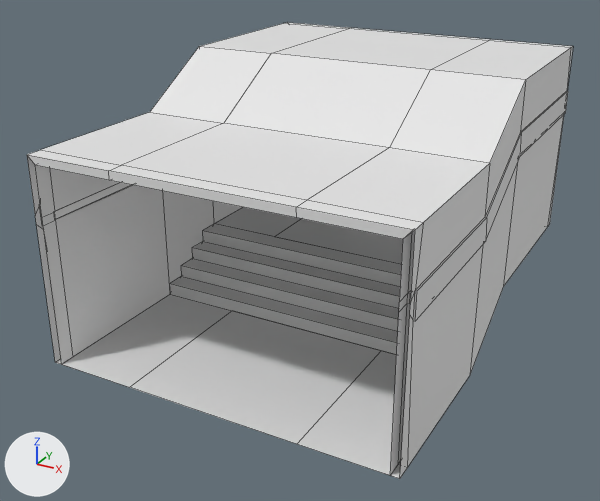
A saved change to the FBX model TBA-MasterD/Assets/Prefabs/Jorge/Originals/Drone Training Room/Hallway.fbx.
One viewpoint serves both versions: a 50 mm camera at (7.84, -37.7, 2.07) aimed at (2.18, -27.4, -3.08). Arrows for +X, +Y and +Z are at lower left; the lights stay in place. Mesh edges are drawn as thin lines. Vertices at the same position are counted once.

Names of what the first picture shows: 'HallWay', 'Hallway Stairs'.
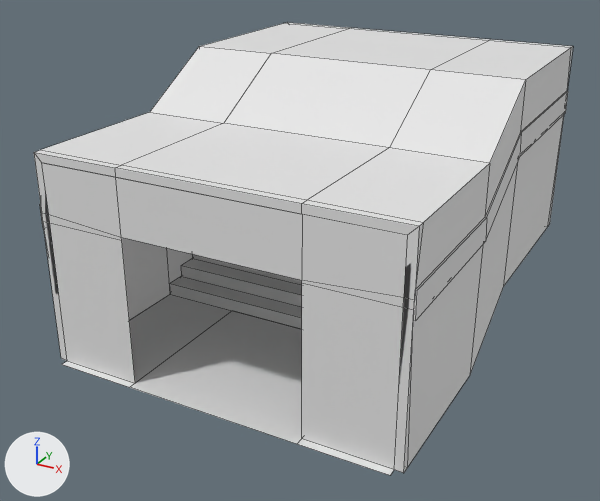
Changed parts and their boxes (x1, y1, x2, y2) in the pictures (600 x 501 px):
'HallWay', reshaped
    before: (27, 22, 573, 479)
    after: (34, 22, 573, 473)
part 1 of me_plane_003, built on
    before: (27, 150, 423, 479)
    after: (34, 150, 423, 473)

The change, as a list of edits to the scene's bpy script:
```text
Change me_plane_003:
    used by ob_hallway; location = (2.28, -26.52, -3.55)
    remove me_plane_003.from_pydata(...)  # 161 vertices, 151 faces; spans x -2.58..2.84, y -3.77..3.07, z -0.7..3.22
    add me_plane_003.from_pydata(...)  # 169 vertices, 164 faces; spans x -2.58..2.84, y -3.65..3.07, z -0.7..3.22
    me_plane_003 part 1
    20 vertices in x -2.56..2.81, y -3.77, z -0.7..2.43 move by (0.0, 0.12, 0.0)
    8 vertices are added at x -1.19..1.44, y -3.65, z -0.7..2.3
    13 new faces join them, mat_white (white #e7e7e7)
```
